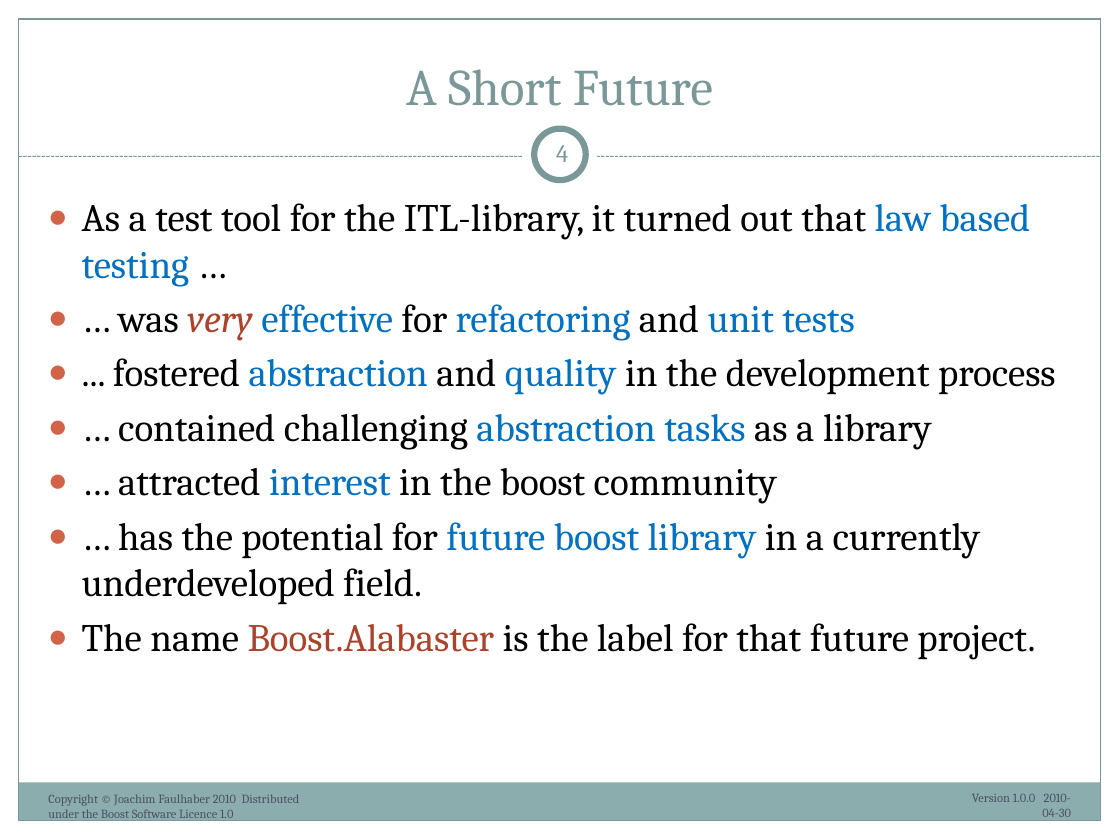
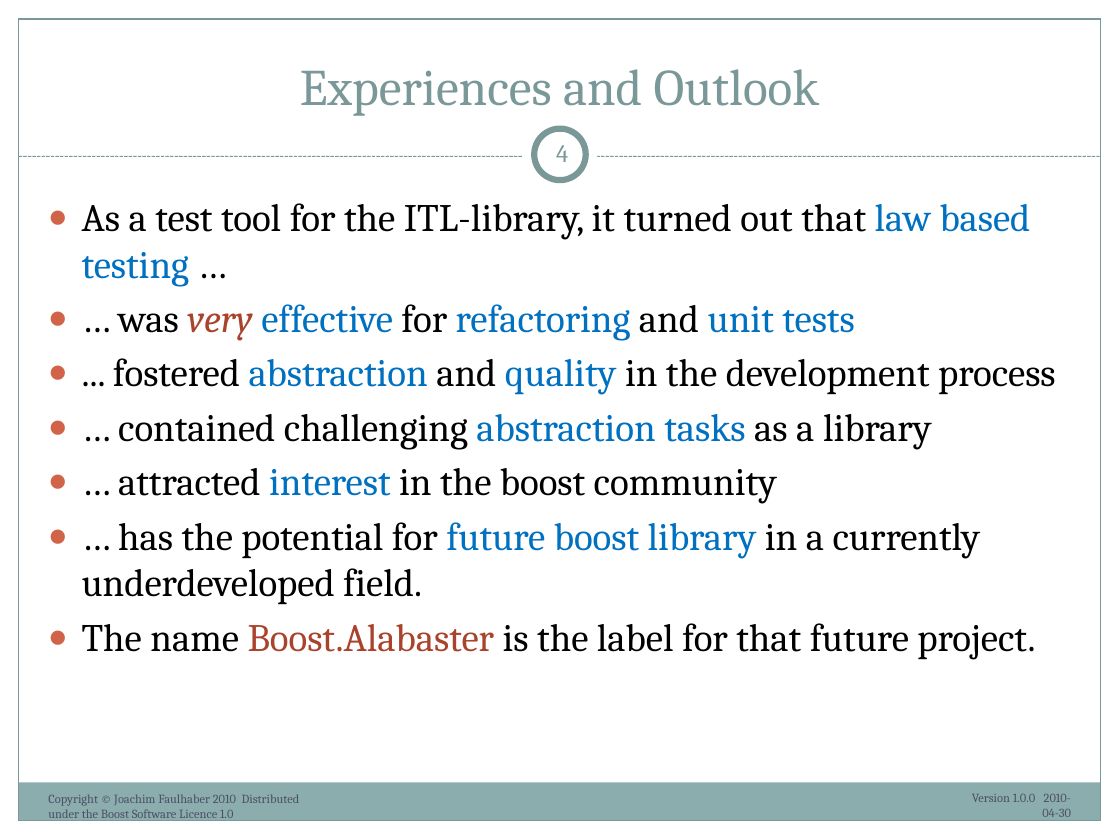
Before and after one commit to ryppl/boost-history, a slide deck: slide 4 of itl/libs/validate/doc/boostcon2010/BoostAlabaster.pptx. Drawn at 1120x840 pixels with LibreOffice and Linux fonts; fonts in the diff are those of the drawing; background and template pictures are left out. Boxes give left, top, right and bottom in pixels: in the first picture for what was removed or moved away, otherwise in the second. Text is boxed around its words. In the diff, an @@ line names an element or a change of style, - is before the commit and + after.

```diff
--- a/itl/libs/validate/doc/boostcon2010/BoostAlabaster.pptx
+++ b/itl/libs/validate/doc/boostcon2010/BoostAlabaster.pptx
@@ title at box(300, 69, 820, 116): text changed @@
-A Short Future
+Experiences and Outlook
```
Also in this commit, not shown: 6 other slides changed.
